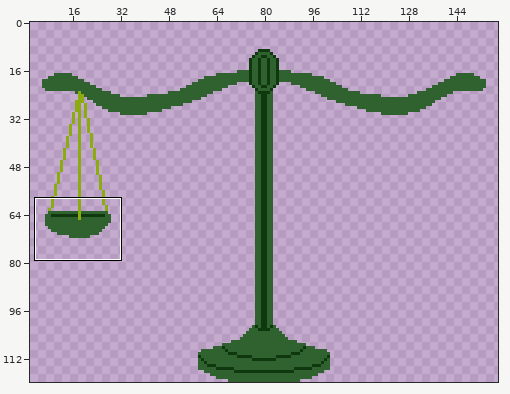
Pixel-art file: art/asprite/Balance.aseprite. Above: a wide view before the commit, with the close-up outlined.
Close-up. Before the edit:
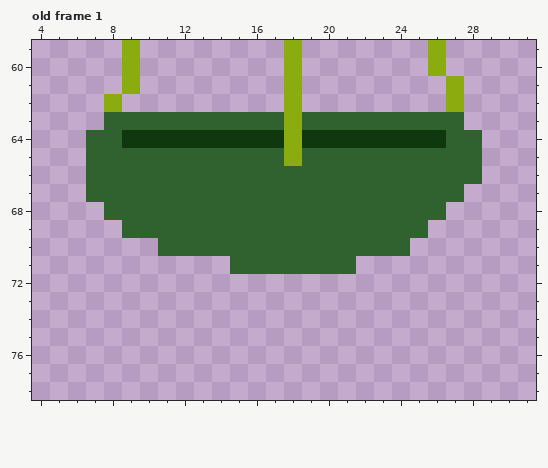
160x120 pixels, 1 frame. Shown: old frame 1: x 4..31, y 59..78. The wide view leaves out empty margins. The commit also changed other frames or places, which this record leaves out.
After:
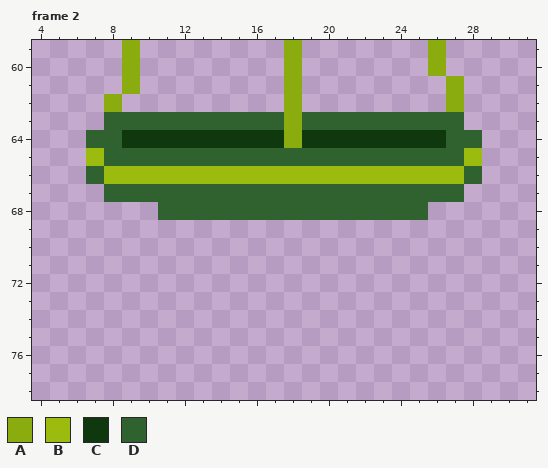
Palette (. is transparent): A #8bac0f  B #9bbc0f  C #0f380f  D #306230
A new or re-ordered frame is compared with the old frame closest to it.
The edit:
frames 1 -> 4
Changed rows in their new state; - is an unchanged pixel.
Frame 2 is new; against old frame 1, layer "图层 2":
first column x 7:
65 B----------D---------B
66 -BBBBBBBBBBBBBBBBBBBB-
67 .---------------------
68 -...---------------.--
69 --.................---
70 ----..............----
71 --------.......-------
Where, in picture pixels (left, top, right, bottom), the same in both close-ups:
changed: (86, 148, 482, 274)
